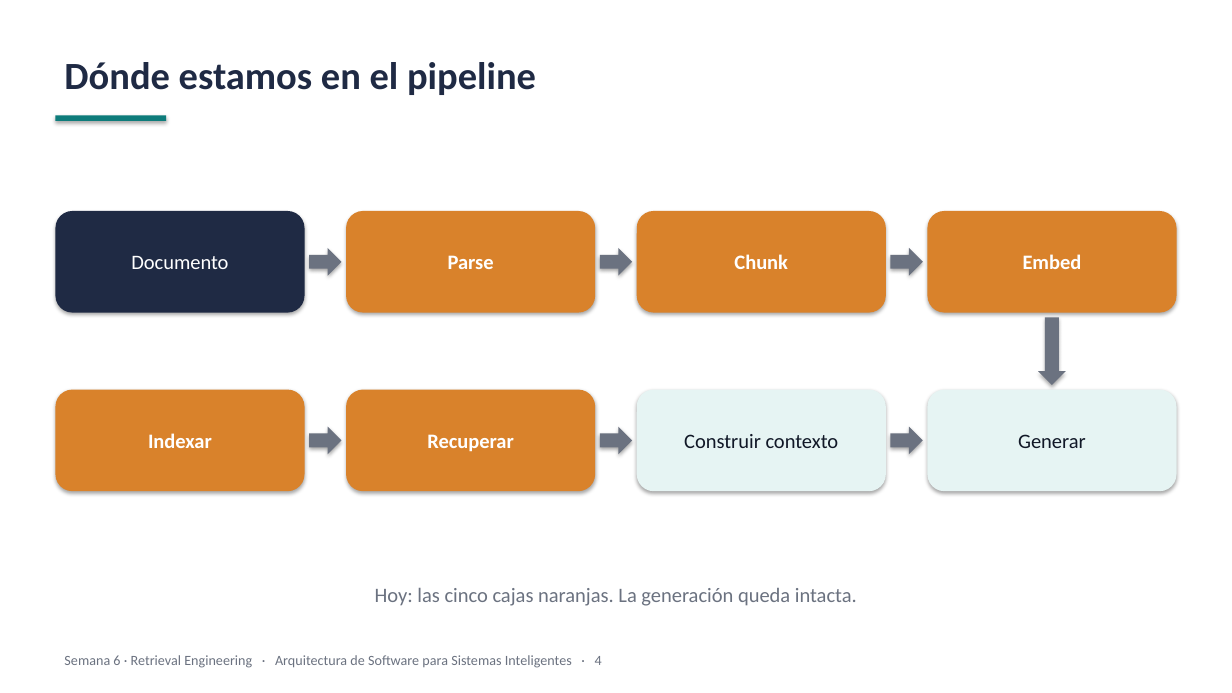
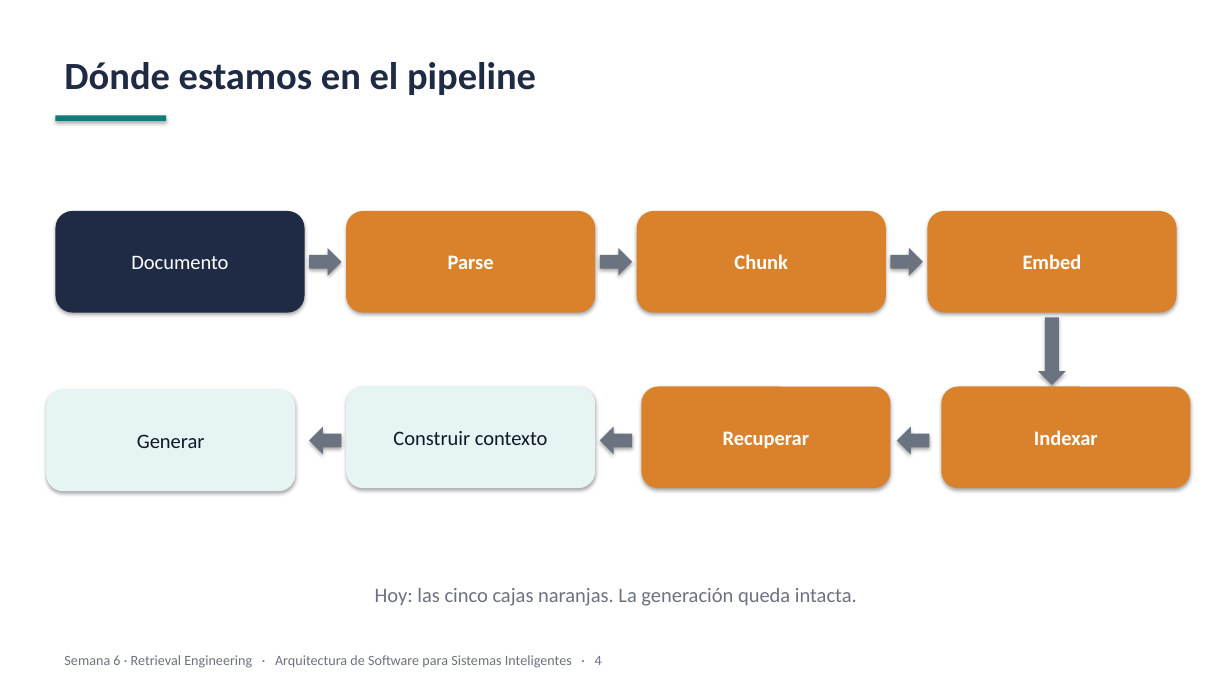
Before and after one commit to JunBarrs24/itm-maestria-llms, a slide deck: slide 4 of week-06/slides/week-06-slides.pptx. Drawn at 1232x693 pixels with LibreOffice and Linux fonts; fonts in the diff are those of the drawing. Boxes give left, top, right and bottom in pixels: in the first picture for what was removed or moved away, otherwise in the second. Text is boxed around its words. In the diff, an @@ line names an element or a change of style, - is before the commit and + after.

```diff
--- a/week-06/slides/week-06-slides.pptx
+++ b/week-06/slides/week-06-slides.pptx
@@ rounded rectangle "Construir contexto": place and size @@
-rounded rectangle "Construir contexto" at (637, 390, 886, 492)
+rounded rectangle "Construir contexto" at (347, 386, 596, 488)
@@ rounded rectangle "Recuperar": place and size @@
-rounded rectangle "Recuperar" at (347, 390, 596, 492)
+rounded rectangle "Recuperar" at (641, 386, 891, 488)
@@ rounded rectangle "Indexar": place and size @@
-rounded rectangle "Indexar" at (55, 390, 305, 492)
+rounded rectangle "Indexar" at (942, 386, 1191, 488)
@@ rounded rectangle "Generar": place and size @@
-rounded rectangle "Generar" at (928, 390, 1177, 492)
+rounded rectangle "Generar" at (46, 390, 296, 492)
@@ rotation 0 to 180 degrees in 3 elements at (310, 427, 342, 455), (600, 427, 632, 455), (897, 427, 930, 455) @@
```
Also in this commit, not shown: 14 other slides changed, 1 slide added, 7 slides removed, 51 other files.
